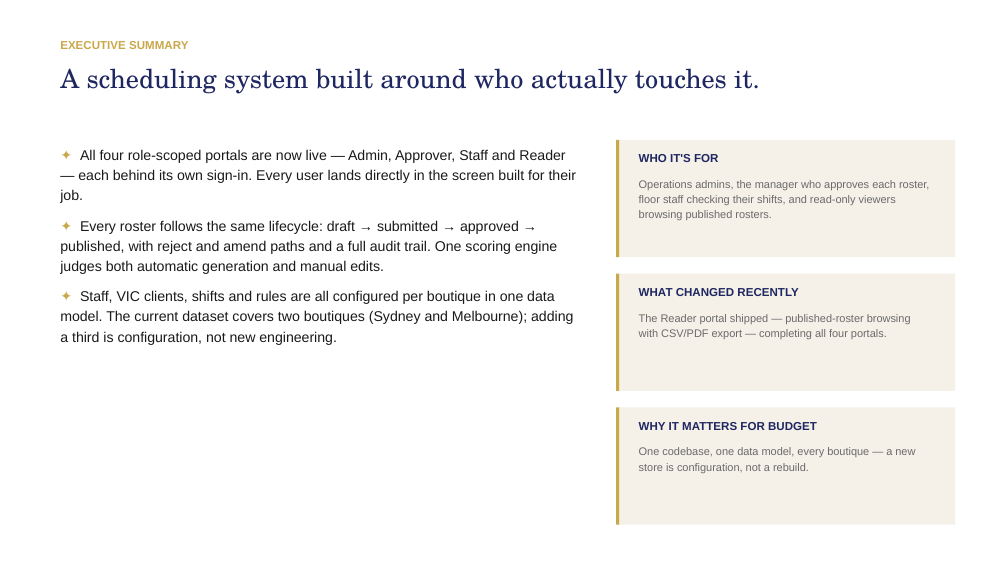
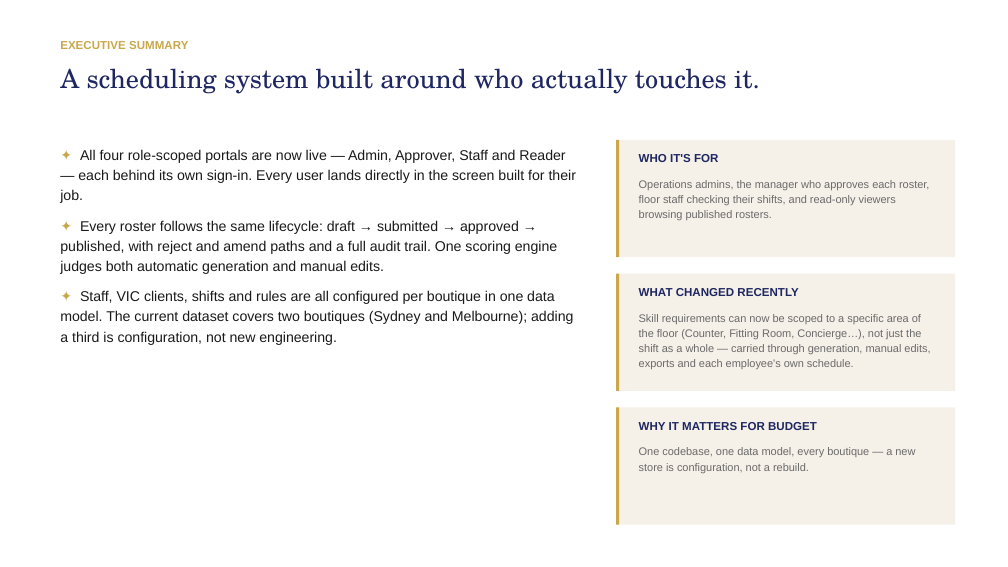
Before and after one commit to ohtiek/roster-app, a slide deck: slide 2 of frontend/public/introduction/product-overview.pptx. Drawn at 1008x567 pixels with LibreOffice and Linux fonts; fonts in the diff are those of the drawing. Boxes give left, top, right and bottom in pixels: in the first picture for what was removed or moved away, otherwise in the second. Text is boxed around its words. In the diff, an @@ line names an element or a change of style, - is before the commit and + after.

```diff
--- a/frontend/public/introduction/product-overview.pptx
+++ b/frontend/public/introduction/product-overview.pptx
@@ text at <box>639,314,930,369</box>: text changed @@
-The Reader portal shipped — published-roster browsing with CSV/PDF export — completing all four portals.
+Skill requirements can now be scoped to a specific area of the floor (Counter, Fitting Room, Concierge…), not just the shift as a whole — carried through generation, manual edits, exports and each employee's own schedule.
```
Also in this commit, not shown: 1 other slide changed, 1 slide added, 5 other files.
